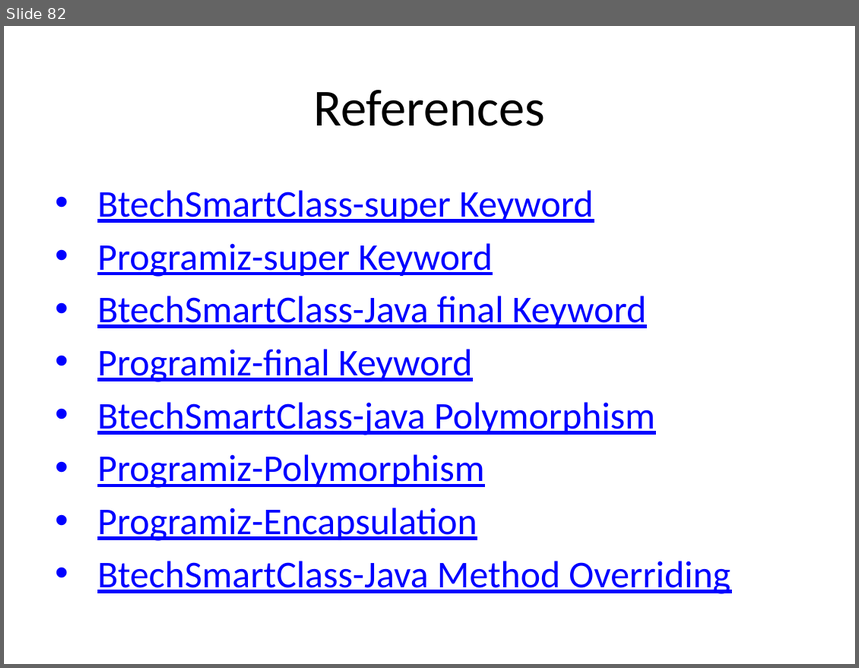
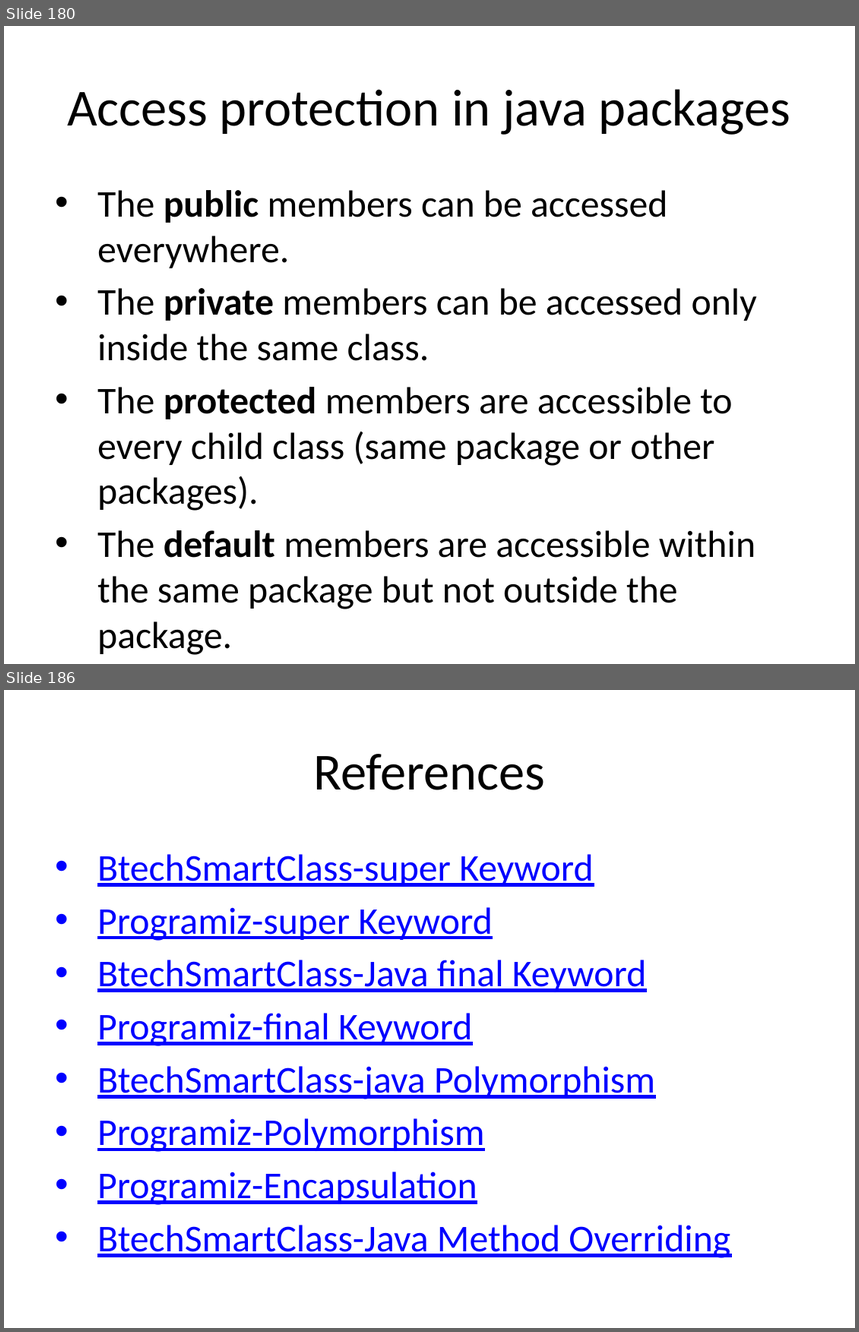
Before and after one commit to ucoruh/ce204-object-oriented-programming, a slide deck: docs/week-2/ce204-week-2.md_word.pptx. Shown one above the other, each under a label of ours: slide 82 before the commit, slides 180 and 186 after it; the slides between them are not shown. The pictures are 859x668 and 859x1332 pixels, drawn with LibreOffice and Linux fonts; fonts in the diff are those of the drawing. Boxes give left, top, right and bottom in pixels: in the first picture for what was removed or moved away, otherwise in the second. Text is boxed around its words. In the diff, an @@ line names an element or a change of style, - is before the commit and + after.

```diff
--- a/docs/week-2/ce204-week-2.md_word.pptx
+++ b/docs/week-2/ce204-week-2.md_word.pptx
@@ slide 180 added at box(4, 26, 855, 664), background #FFFFFF @@
@@ title added at box(67, 89, 791, 135), 44 pt, text #000000 @@
+Access protection in java packages
@@ text added at box(97, 190, 757, 610), 32 pt, text #000000 @@
+• The public members can be accessed everywhere.
+• The private members can be accessed only inside the same class.
+• The protected members are accessible to every child class (same package or other packages).
+• The default members are accessible within the same package but not outside the package.
@@ what was slide 82 is now slide 186 @@
```
Also in this commit, not shown: 103 other slides added, 6 other files.
